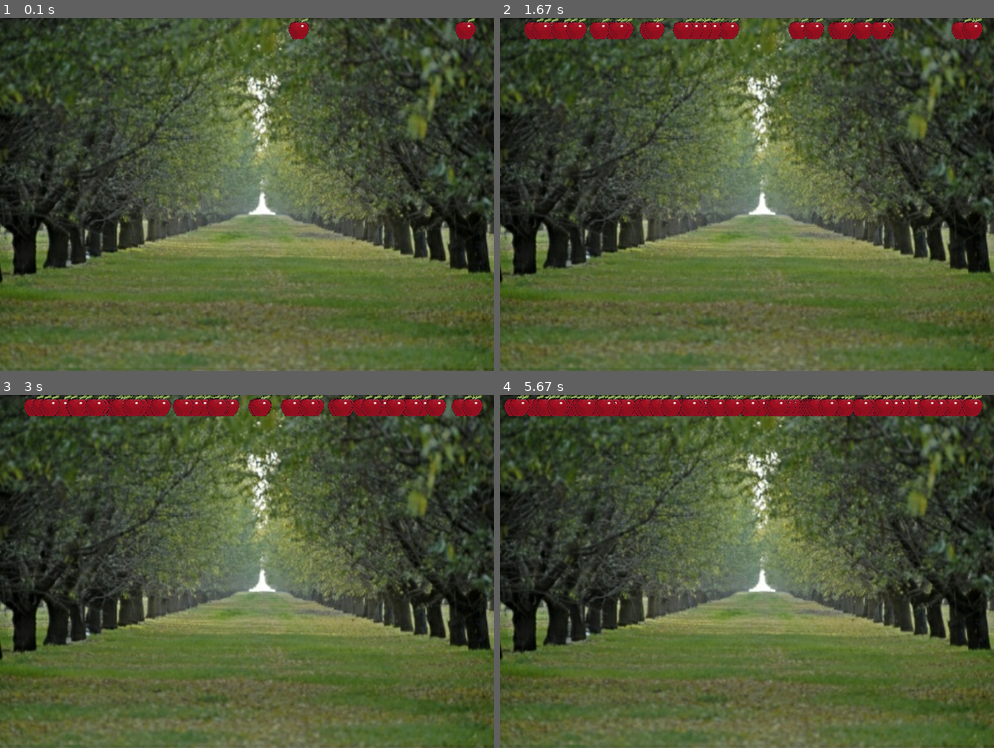
Above: before the commit, frames 1-4 (two rows, left to right).
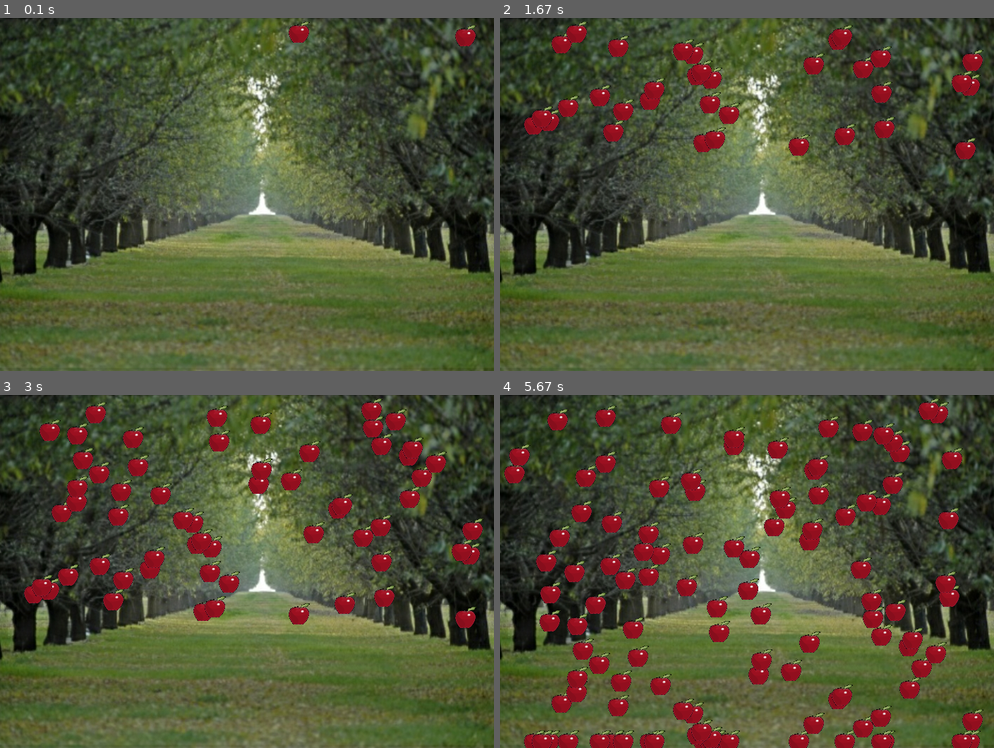
Above: after the commit, the same moments.

Repository: Carine-SHS-Digital-Tech/dodge-pygame-darkranga
Game: pygame game, started from main.py
Two runs of this game, one before a commit and one after it. Both use one fixed random seed, a clock stepped at 60 frames per second and the inputs below.
Inputs:
- Up to frame 1 (0.1 s): no input
- Up to frame 2 (1.67 s): no input
- Up to frame 3 (3 s): no input
- Up to frame 4 (5.67 s): no input

The runs differ from the first frame. In frame 1, 0.3% of the frame differs, in the area x 58-97%, y 0-8%; in frame 2, 8.3%; in frame 3, 14%; in frame 4, 23%, in the area x 0-98%, y 0-100%.

Commit message:
Changed the name of the window finished stage 1, halfway through stage 2 did more on stage 2 apples not spawning finished stage 2 finished stage 3

Diff:
--- a/main.py
+++ b/main.py
@@ -17,6 +17,11 @@
     def setImage(self,graphicSelected):
         fallingObjectsImage = pygame.image.load(graphicSelected)
         self.image.blit(fallingObjectsImage,(0,0))
+
+    def moveFallingObjects(self,distance):
+        if self.rect.y <= 470:
+              self.rect.y = self.rect.y + distance
+
 pygame.init()
 # Pygame is initialised (starts running)
 
@@ -43,6 +48,11 @@
 
     allFallingObjects.add(nextObject)
 
+
+    for eachObject in (allFallingObjects.sprites()):
+        eachObject.moveFallingObjects(5)
+
+
     screen.blit(background_image,  [0,0])
     allFallingObjects.draw(screen)
     pygame.display.flip()                   # Go ahead and update the screen with what we've drawn.
